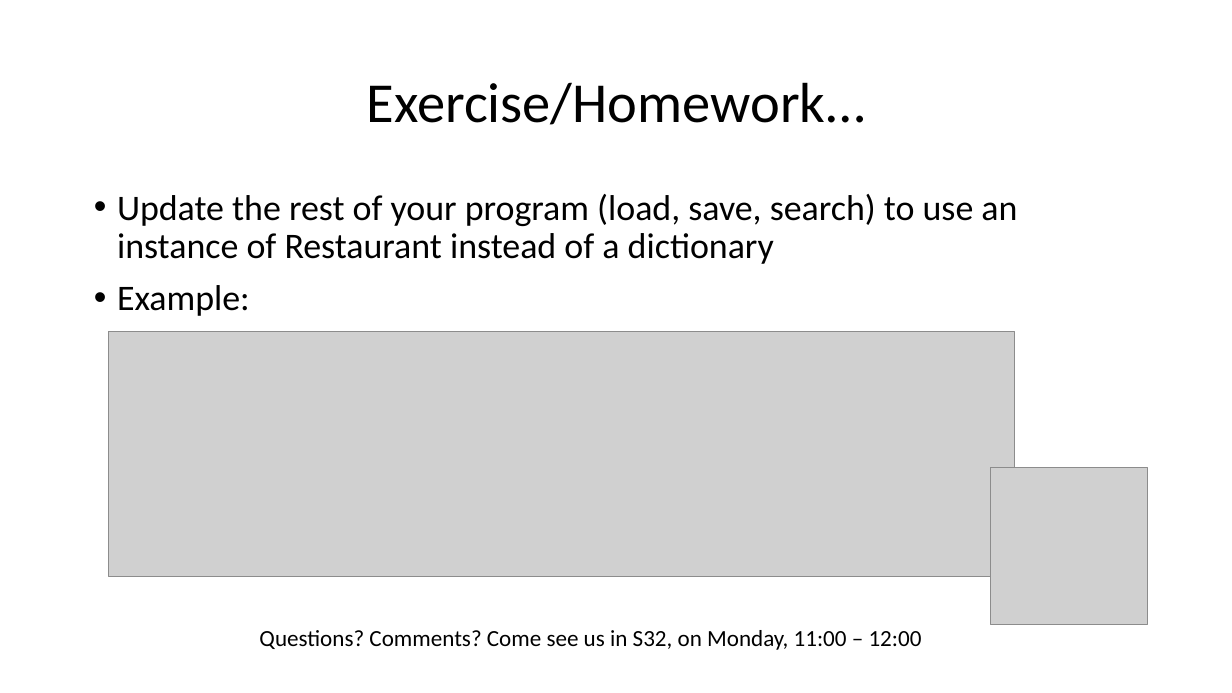
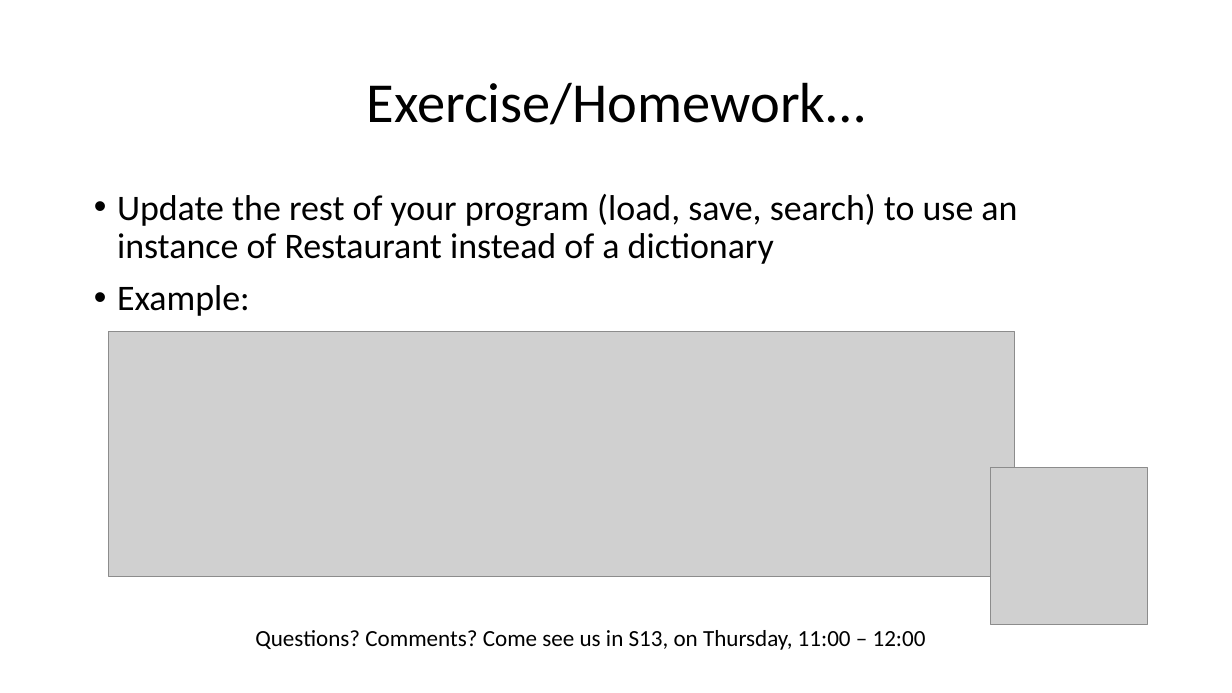
Before and after one commit to wilkotom/python_examples, a slide deck: slide 18 of Python as an additional language/Lesson 5/Session 5.pptx. Drawn at 1232x693 pixels with LibreOffice and Linux fonts; fonts in the diff are those of the drawing; grey boxes stand for pictures. Boxes give left, top, right and bottom in pixels: in the first picture for what was removed or moved away, otherwise in the second. Text is boxed around its words. In the diff, an @@ line names an element or a change of style, - is before the commit and + after.

```diff
--- a/Python as an additional language/Lesson 5/Session 5.pptx
+++ b/Python as an additional language/Lesson 5/Session 5.pptx
@@ text at <box>255,630,926,650</box>: text changed @@
-Questions? Comments? Come see us in S32, on Monday, 11:00 – 12:00
+Questions? Comments? Come see us in S13, on Thursday, 11:00 – 12:00
```
Also in this commit, not shown: 2 other slides changed, 1 other file.
